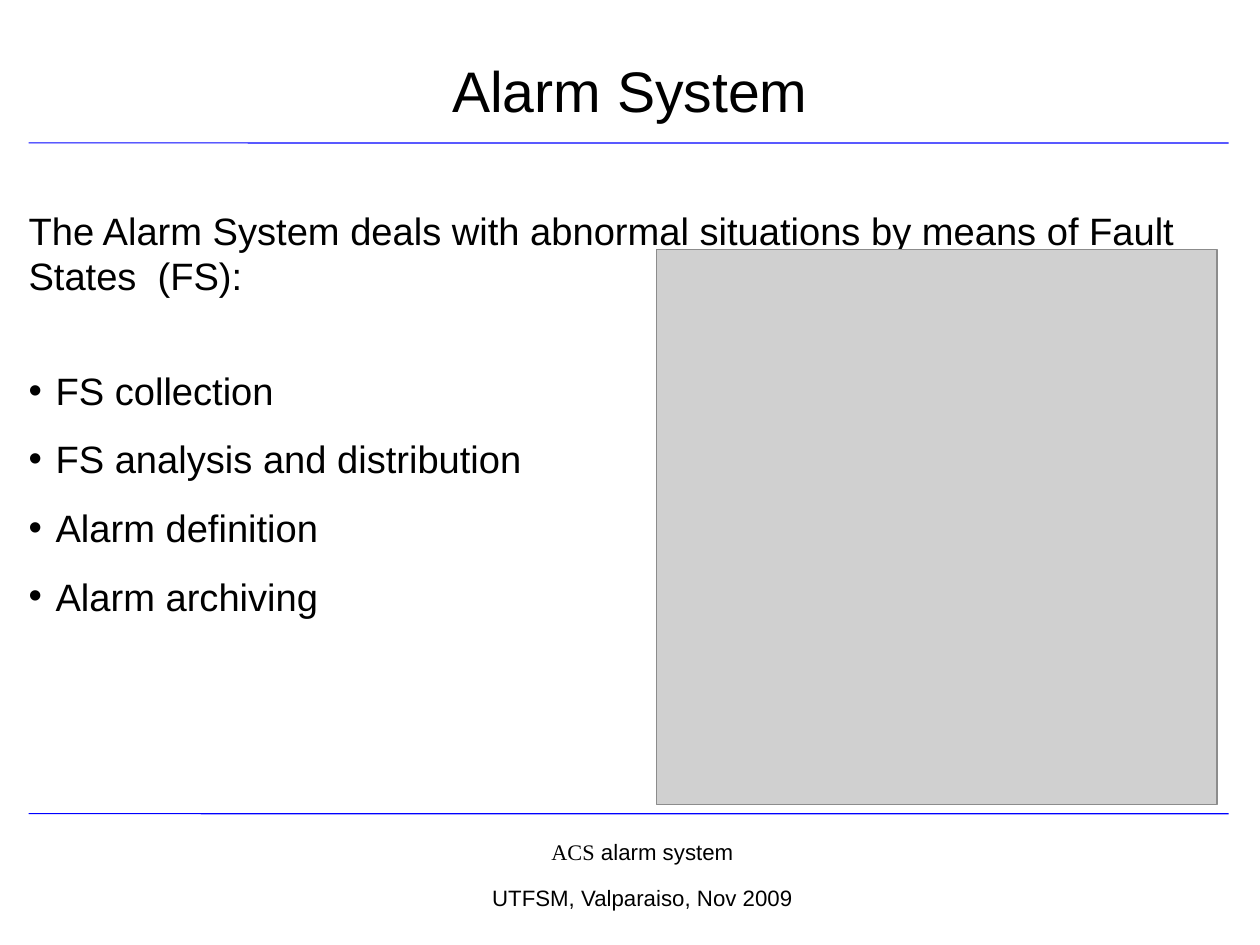
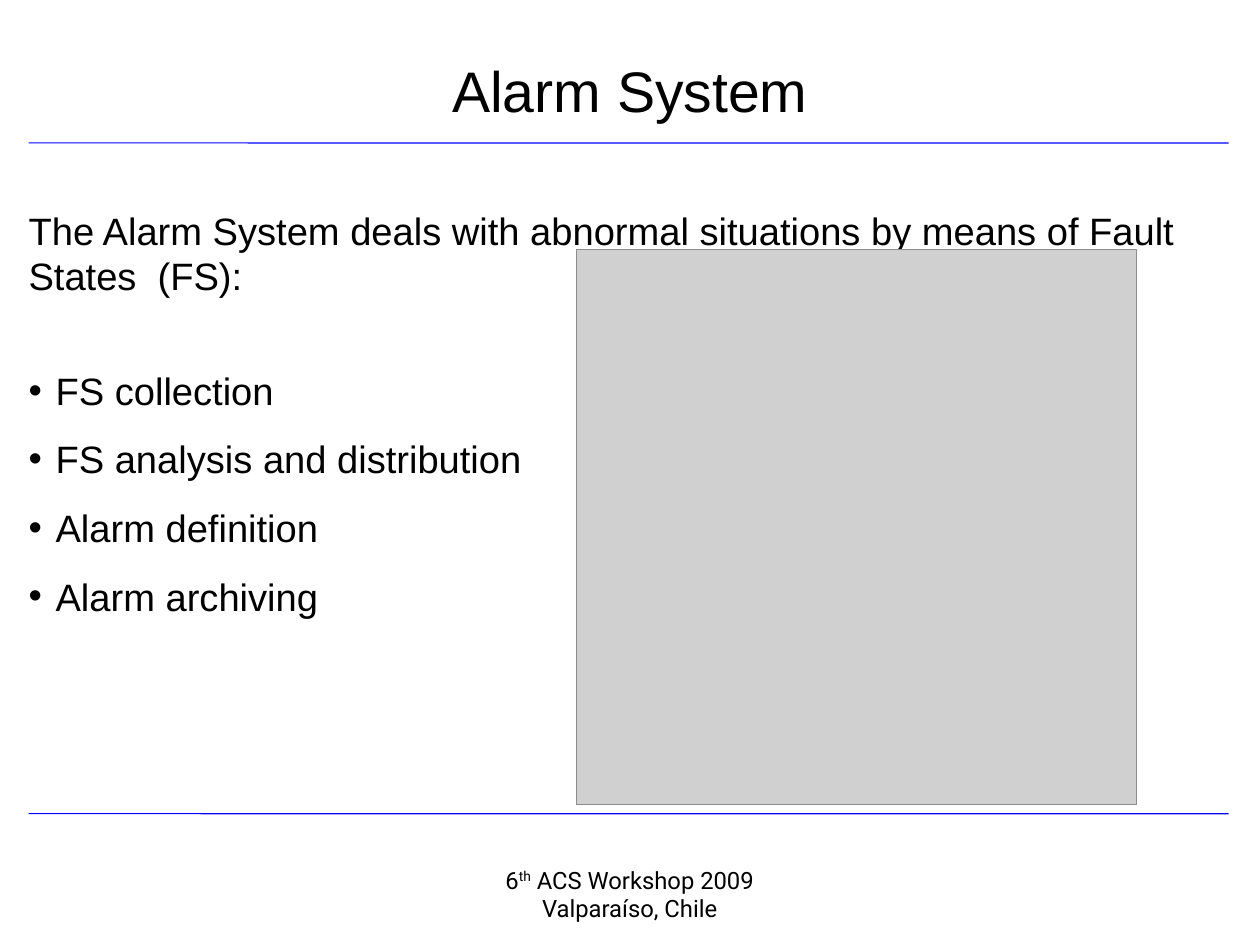
Before and after one commit to ACS-Community/ACS, a slide deck: slide 2 of Documents/ACS-Course/AlarmSystem_Deep.ppt. Drawn at 1260x945 pixels with LibreOffice and Linux fonts; fonts in the diff are those of the drawing; grey boxes stand for pictures; background and template pictures are left out. Boxes give left, top, right and bottom in pixels: in the first picture for what was removed or moved away, otherwise in the second. Text is boxed around its words. In the diff, an @@ line names an element or a change of style, - is before the commit and + after.

```diff
--- a/Documents/ACS-Course/AlarmSystem_Deep.ppt
+++ b/Documents/ACS-Course/AlarmSystem_Deep.ppt
@@ picture: place and size @@
-picture at [657, 249, 1218, 805]
+picture at [576, 249, 1137, 805]
@@ text removed at [492, 844, 792, 911] @@
-ACS alarm system
-UTFSM, Valparaiso, Nov 2009
@@ text added at [537, 871, 753, 922], 15 pt, text #000000 @@
+6th ACS Workshop 2009
+Valparaíso, Chile
```
Also in this commit, not shown: 40 other slides changed, 1 other file.
